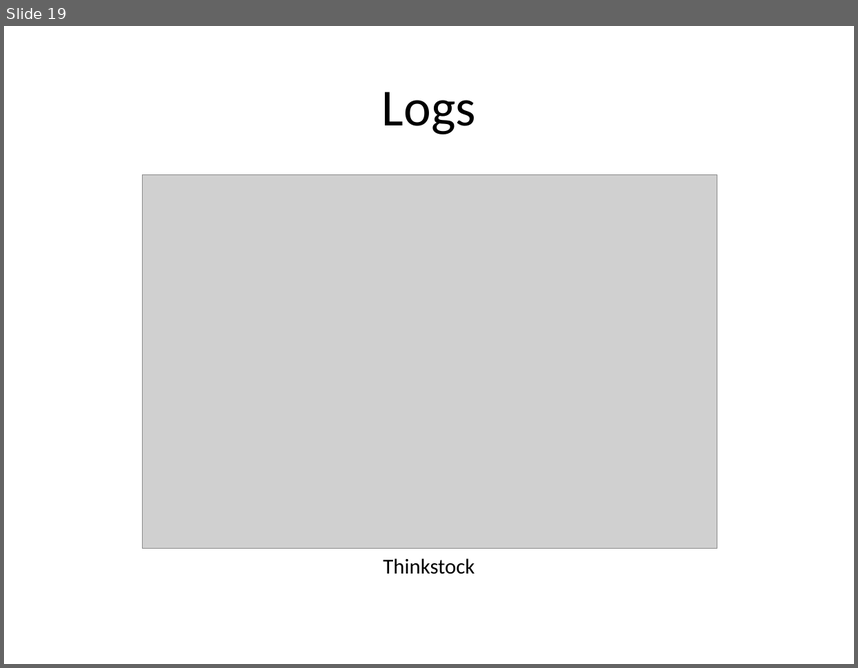
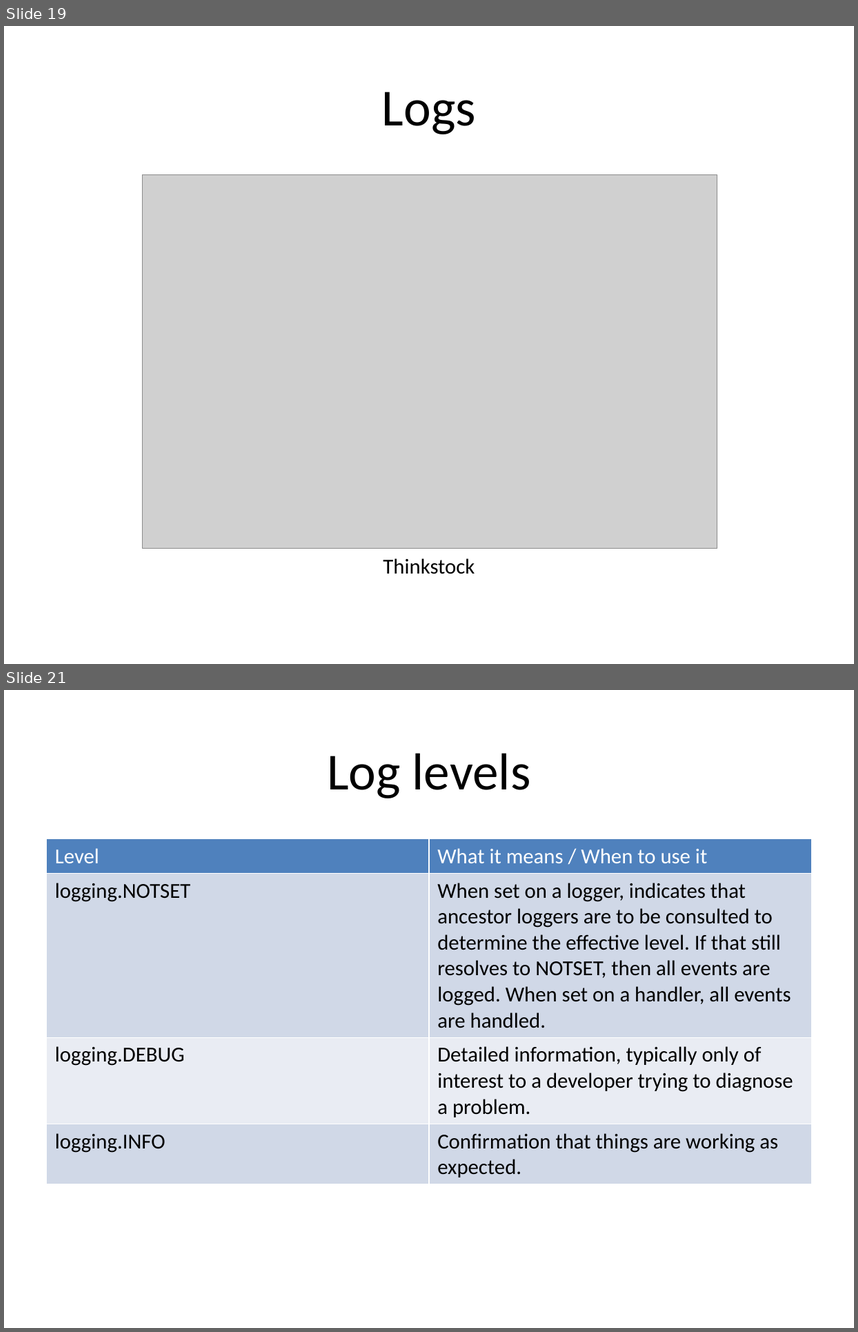
Before and after one commit to rhildred/INFO8985, a slide deck: observability/slides.pptx. Shown one above the other, each under a label of ours: slide 19 before the commit, slides 19 and 21 after it; the slides between them are not shown. The pictures are 858x668 and 858x1332 pixels, drawn with LibreOffice and Linux fonts; fonts in the diff are those of the drawing; grey boxes stand for pictures. Boxes give left, top, right and bottom in pixels: in the first picture for what was removed or moved away, otherwise in the second. Text is boxed around its words. In the diff, an @@ line names an element or a change of style, - is before the commit and + after.

```diff
--- a/observability/slides.pptx
+++ b/observability/slides.pptx
@@ slide 21 added at (4, 690, 854, 1328), background #FFFFFF @@
@@ title added at (327, 753, 531, 798), 44 pt, text #000000 @@
+Log levels
@@ table added at (47, 839, 811, 1259), 4 rows, 2 columns @@
+Level | What it means / When to use it
+logging.NOTSET | When set on a logger, indicates that ancestor loggers are to be consulted to determine the effective level. If that still resolves to NOTSET, then all events are logged. When set on a handler, all events are handled.
+logging.DEBUG | Detailed information, typically only of interest to a developer trying to diagnose a problem.
+logging.INFO | Confirmation that things are working as expected.
```
Also in this commit, not shown: 6 other slides added, 16 other files.
